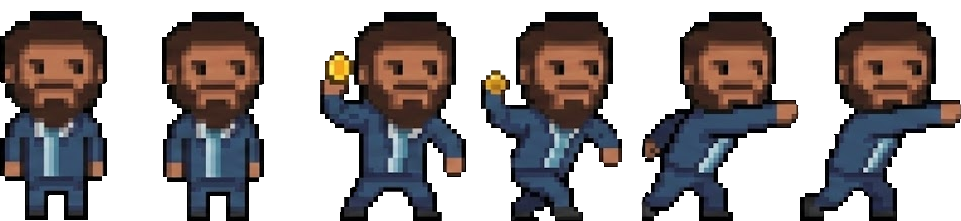
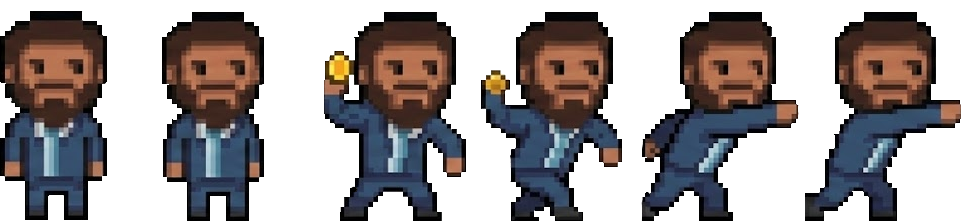
Two versions of the same layered image (961x221). Layer-by-layer changes:
renamed "Background" to "Layer 1", painted on it over bbox(320, 80, 805, 221)